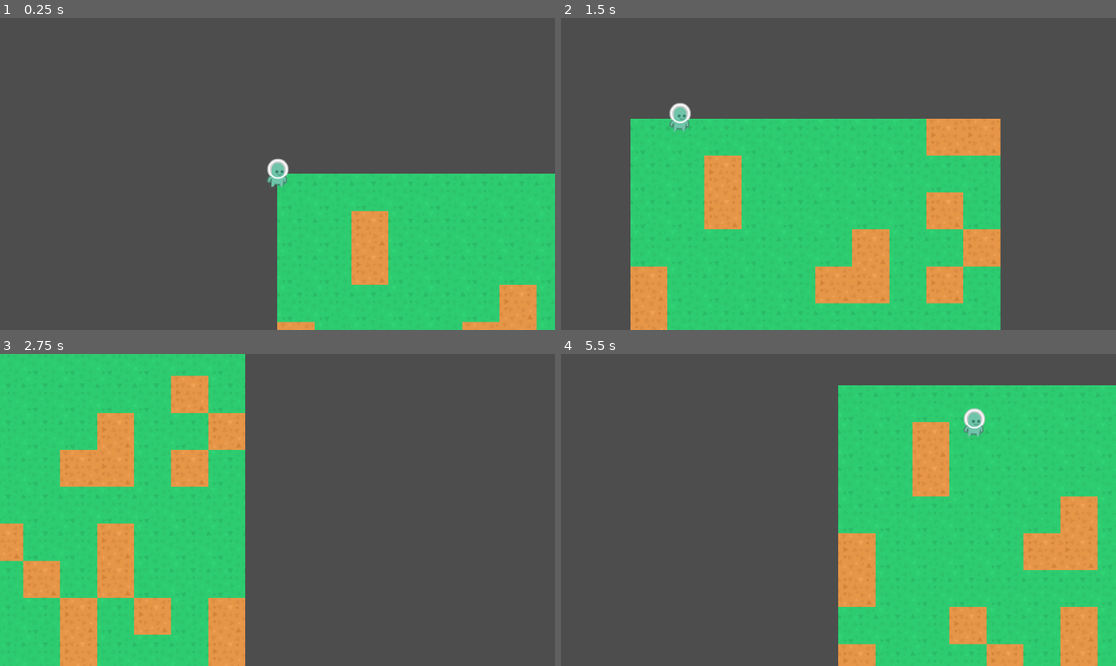
Above: before the commit, frames 1-4 (two rows, left to right).
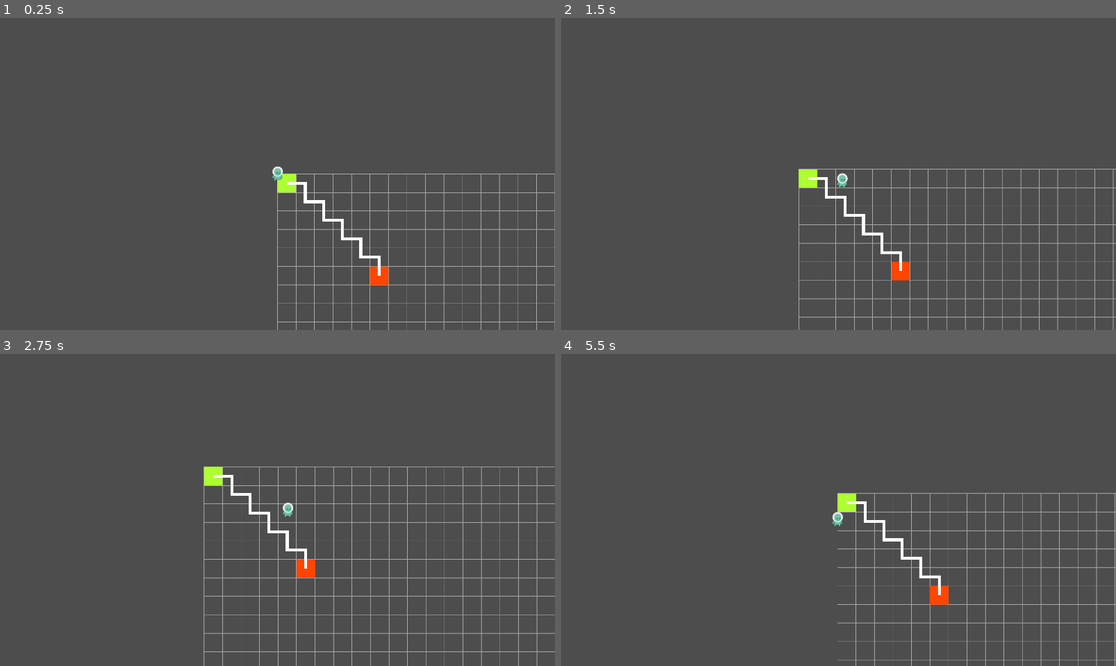
Above: after the commit, the same moments.

Repository: MennoGuldemond/RobinsWorld
Game: Godot game, scene res://main.tscn
Two runs of this game, one before a commit and one after it. Both use one fixed random seed, a clock stepped at 60 frames per second and the inputs below.
Inputs (mouse positions are in pixels of both pictures, inside the frame that each line leads up to):
- Up to frame 1 (0.25 s): no input
- Up to frame 2 (1.5 s): tap Enter at 0.5 s; move the mouse to (960, 158) at 0.52 s; hold D (right) 0.53-1.28 s; click (960, 158) at 0.6 s; move the mouse to (727, 189) at 1.27 s; hold S (down) from 1.28 s (still down); click (727, 189) at 1.35 s
- Up to frame 3 (2.75 s): move the mouse to (333, 441) at 2.02 s; release S (down) at 2.03 s; hold D (right) from 2.03 s (still down); click (333, 441) at 2.1 s
- Up to frame 4 (5.5 s): move the mouse to (810, 572) at 2.77 s; release D (right) at 2.78 s; hold W (up) 2.78-3.53 s; click (810, 572) at 2.85 s; move the mouse to (1005, 556) at 3.52 s; hold A (left) 3.53-5.03 s; click (1005, 556) at 3.6 s; move the mouse to (672, 463) at 4.27 s; click (672, 463) at 4.35 s; move the mouse to (866, 510) at 5.02 s; hold S (down) from 5.03 s (still down); click (866, 510) at 5.1 s

The runs differ from the first frame. In frame 1, 25% of the frame differs, in the area x 48-100%, y 44-100%; in frame 2, 46%; in frame 3, 47%, in the area x 0-100%, y 0-100%; in frame 4, 45%.

Commit message:
create grid

Diff:
--- a/camera/camera.tscn
+++ /dev/null
@@ -1,7 +0,0 @@
-[gd_scene load_steps=2 format=3 uid="uid://bbwg886n1wfn1"]
-
-[ext_resource type="Script" path="res://camera/cameraFollow.gd" id="1_jb7i7"]
-
-[node name="Camera2D" type="Camera2D"]
-zoom = Vector2(2, 2)
-script = ExtResource("1_jb7i7")
--- a/camera/cameraFollow.gd
+++ /dev/null
@@ -1,28 +0,0 @@
-extends Camera2D
-
-var ZoomMin = Vector2(0.25,0.25)
-var ZoomMax = Vector2(2.5,2.5)
-var ZoomSpd = Vector2(0.3,0.3)
-var PanSpeedKey = 8
-
-
-func _input(event):
-	#if event.is_action_pressed("ScrollZoomOut"):
-		#if zoom > ZoomMin:
-			#zoom -= ZoomSpd
-	#if event.is_action_pressed("ScrollZoomIn"):
-		#if zoom < ZoomMax:
-			#zoom +=ZoomSpd
-	pass
-
-
-func _process(_delta):
-	if Input.is_action_pressed("up"):
-		position.y -= PanSpeedKey
-	if Input.is_action_pressed("down"):
-		position.y += PanSpeedKey
-	if Input.is_action_pressed("left"):
-		position.x -= PanSpeedKey
-	if Input.is_action_pressed("right"):
-		position.x += PanSpeedKey
-	pass
--- a/main.tscn
+++ b/main.tscn
@@ -1,10 +1,9 @@
-[gd_scene load_steps=8 format=3 uid="uid://cxt5gsldkhvuh"]
+[gd_scene load_steps=7 format=3 uid="uid://cxt5gsldkhvuh"]
 
-[ext_resource type="Script" path="res://world.gd" id="1_2mq10"]
+[ext_resource type="Script" path="res://world/world.gd" id="1_2mq10"]
 [ext_resource type="Texture2D" uid="uid://brdlapit1xce7" path="res://tilesheets/mapPack_tilesheet.png" id="1_3ywgq"]
-[ext_resource type="Script" path="res://taskManager.gd" id="1_hpqyl"]
-[ext_resource type="PackedScene" uid="uid://bbwg886n1wfn1" path="res://camera/camera.tscn" id="3_2fnnf"]
-[ext_resource type="PackedScene" uid="uid://yn8qum6h3kmg" path="res://pawn/pawn.tscn" id="4_swesd"]
+[ext_resource type="Script" path="res://world/tileMap.gd" id="3_g5w4b"]
+[ext_resource type="PackedScene" uid="uid://yn8qum6h3kmg" path="res://player/player.tscn" id="4_swesd"]
 
 [sub_resource type="TileSetAtlasSource" id="TileSetAtlasSource_p4a8r"]
 texture = ExtResource("1_3ywgq")
@@ -34,7 +33,8 @@
 sources/3 = SubResource("TileSetAtlasSource_p4a8r")
 
 [node name="Root" type="Node2D"]
-script = ExtResource("1_hpqyl")
+script = ExtResource("1_2mq10")
+isDebug = true
 
 [node name="TileMap" type="TileMap" parent="."]
 position = Vector2(2.08165e-12, 2.08165e-12)
@@ -46,8 +46,8 @@
 layer_1/tile_data = PackedInt32Array()
 layer_2/name = "overhang"
 layer_2/tile_data = PackedInt32Array()
-script = ExtResource("1_2mq10")
+script = ExtResource("3_g5w4b")
 
-[node name="Camera2D" parent="." instance=ExtResource("3_2fnnf")]
+[node name="Line2D" type="Line2D" parent="."]
 
-[node name="Pawn" parent="." instance=ExtResource("4_swesd")]
+[node name="Player" parent="." instance=ExtResource("4_swesd")]
--- a/pawn/pawn.gd
+++ /dev/null
@@ -1,20 +0,0 @@
-class_name Pawn
-extends Node2D
-
-@export var move_speed = 100
-@onready var taskManager = $".." as TaskManager
-
-var target_position: Vector2i
-
-
-func _ready():
-	taskManager.connect("set_target", _on_set_target)
-
-
-func _process(delta):
-	if (target_position):
-		global_position = global_position.move_toward(target_position, move_speed * delta)
-
-
-func _on_set_target(target):
-	target_position = target
--- a/pawn/pawn.tscn
+++ /dev/null
@@ -1,10 +0,0 @@
-[gd_scene load_steps=3 format=3 uid="uid://yn8qum6h3kmg"]
-
-[ext_resource type="Script" path="res://pawn/pawn.gd" id="1_2wb2a"]
-[ext_resource type="Texture2D" uid="uid://brali07qd1mo0" path="res://pawn/pawn_green.png" id="1_a5d1f"]
-
-[node name="Pawn" type="Node2D"]
-script = ExtResource("1_2wb2a")
-
-[node name="Sprite2D" type="Sprite2D" parent="."]
-texture = ExtResource("1_a5d1f")
--- /dev/null
+++ b/player/player.gd
@@ -0,0 +1,10 @@
+class_name Pawn
+extends CharacterBody2D
+
+@export var move_speed = 200
+
+
+func _process(delta):
+	var direction = Input.get_vector("left", "right", "up", "down")
+	velocity = direction * move_speed
+	move_and_slide()
--- /dev/null
+++ b/player/player.tscn
@@ -0,0 +1,20 @@
+[gd_scene load_steps=4 format=3 uid="uid://yn8qum6h3kmg"]
+
+[ext_resource type="Script" path="res://player/player.gd" id="1_2wb2a"]
+[ext_resource type="Texture2D" uid="uid://brali07qd1mo0" path="res://player/player.png" id="1_a5d1f"]
+
+[sub_resource type="CapsuleShape2D" id="CapsuleShape2D_eww4w"]
+radius = 17.0
+height = 46.0
+
+[node name="Player" type="CharacterBody2D"]
+script = ExtResource("1_2wb2a")
+
+[node name="Sprite2D" type="Sprite2D" parent="."]
+texture = ExtResource("1_a5d1f")
+
+[node name="Camera2D" type="Camera2D" parent="."]
+position_smoothing_enabled = true
+
+[node name="CollisionShape2D" type="CollisionShape2D" parent="."]
+shape = SubResource("CapsuleShape2D_eww4w")
--- a/world.gd
+++ b/world/tileMap.gd
@@ -7,34 +7,25 @@
 const grass_index = Vector2i(6, 1)
 const dirt_index = Vector2i(11, 5)
 
-@export var grid_width: int = 10
-@export var grid_height: int = 10
-
-@onready var taskManager = $".." as TaskManager
-
 var rng = RandomNumberGenerator.new()
 var tile_data: Array = []
 
+
 func _ready():
+	pass # Replace with function body.
+
+
+func _process(delta):
+	pass
+
+func generate(cell_size: Vector2i):
 	# Generate world (store in array)
-	for i in grid_width:
+	for i in cell_size.x:
 		tile_data.append([]) # append new row to the array for 2D effect
-		for j in grid_height:
+		for j in cell_size.y:
 			var value = rng.randi_range(0, 2)
 			tile_data[i].append(value)
 			if (randf() > 0.2):
 				set_cell(ground_layer, Vector2i(i, j), 3, grass_index)
 			else:
 				set_cell(ground_layer, Vector2i(i, j), 3, dirt_index)
-
-
-func _process(delta):
-	#print(get_global_mouse_position())
-	pass
-
-
-func _input(event):
-	if Input.is_action_just_pressed("click"):
-		var tile_pos = local_to_map(get_global_mouse_position())
-		taskManager.on_target_set(get_global_mouse_position())
-		#set_cell(ground_layer, tile_pos, 3, grass_index)
--- /dev/null
+++ b/world/world.gd
@@ -0,0 +1,58 @@
+extends Node2D
+
+@onready var line_2d = $"./Line2D"
+@export var isDebug = false
+@export var cell_size = Vector2i(64, 64)
+
+var astar_grid = AStarGrid2D.new()
+var grid_size
+
+var start = Vector2i.ZERO
+var end = Vector2i(5, 5)
+
+func _ready():
+	initialize_grid()
+	if (isDebug):
+		update_path()
+
+func _draw():
+	if (isDebug):
+		fill_walls()
+		draw_grid()
+		draw_rect(Rect2(start * cell_size, cell_size), Color.GREEN_YELLOW)
+		draw_rect(Rect2(end * cell_size, cell_size), Color.ORANGE_RED)
+
+func fill_walls():
+	for x in grid_size.x:
+		for y in grid_size.y:
+			if astar_grid.is_point_solid(Vector2i(x, y)):
+				draw_rect(Rect2(x * cell_size.x, y * cell_size.y, cell_size.x, cell_size.y), Color.DARK_GRAY)
+
+
+func initialize_grid():
+	astar_grid.diagonal_mode = AStarGrid2D.DIAGONAL_MODE_NEVER
+	grid_size = Vector2i(get_viewport_rect().size) / cell_size
+	astar_grid.size = grid_size
+	astar_grid.cell_size = cell_size
+	astar_grid.offset = cell_size / 2
+	astar_grid.update()
+
+
+func set_cell_solid(pos: Vector2i):
+	if astar_grid.is_in_boundsv(pos):
+		astar_grid.set_point_solid(pos, not astar_grid.is_point_solid(pos))
+		update_path()
+		queue_redraw()
+
+func update_path():
+	line_2d.points = PackedVector2Array(astar_grid.get_point_path(start, end))
+
+func draw_grid():
+	for x in grid_size.x + 1:
+		draw_line(Vector2(x * cell_size.x, 0),
+			Vector2(x * cell_size.x, grid_size.y * cell_size.y),
+			Color.DARK_GRAY, 2.0)
+	for y in grid_size.y + 1:
+		draw_line(Vector2(0, y * cell_size.y),
+			Vector2(grid_size.x * cell_size.x, y * cell_size.y),
+			Color.DARK_GRAY, 2.0)
Renamed: pawn/pawn_green.png -> player/player.png
Not shown, changed: player/player.png.import
